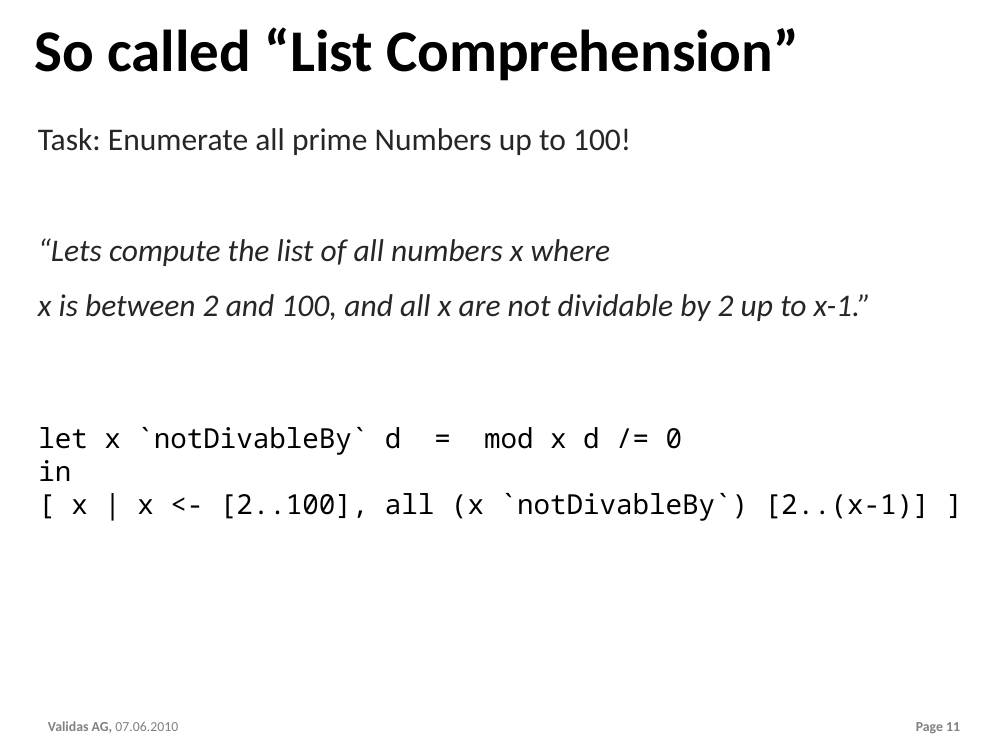
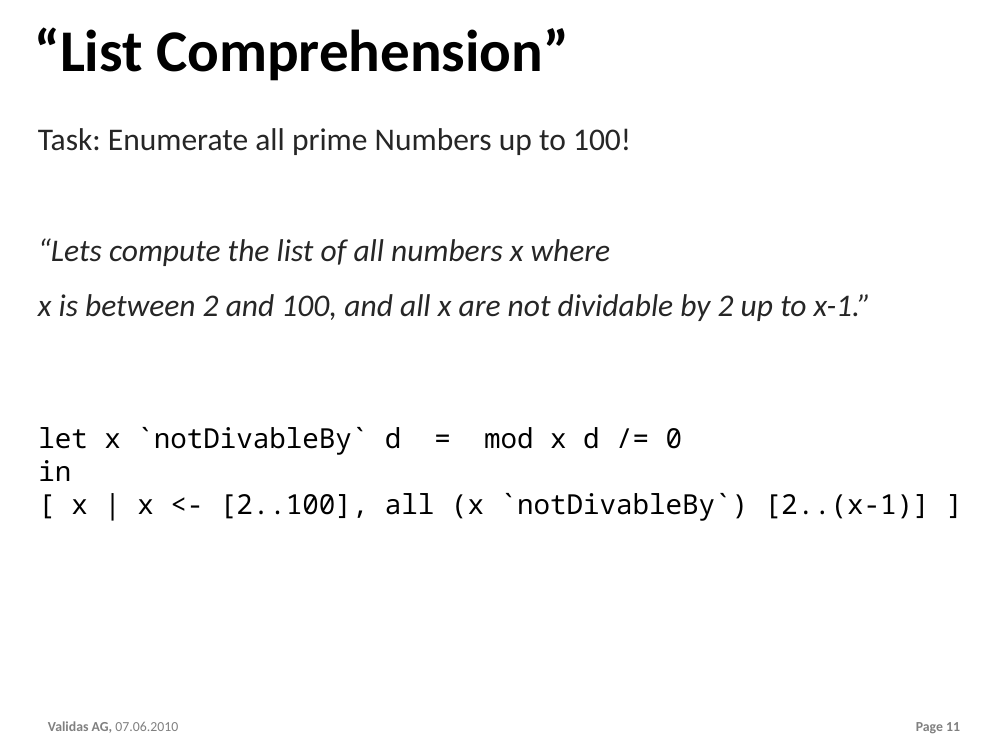
Before and after one commit to theoremprover/chess, a slide deck: slide 11 of ppt/Chess200.pptx. Drawn at 1008x756 pixels with LibreOffice and Linux fonts; fonts in the diff are those of the drawing; background and template pictures are left out. Boxes give left, top, right and bottom in pixels: in the first picture for what was removed or moved away, otherwise in the second. Text is boxed around its words. In the diff, an @@ line names an element or a change of style, - is before the commit and + after.

```diff
--- a/ppt/Chess200.pptx
+++ b/ppt/Chess200.pptx
@@ title at [34, 27, 569, 81]: text changed @@
-So called “List Comprehension”
+“List Comprehension”
```
Also in this commit, not shown: 6 other slides changed.
